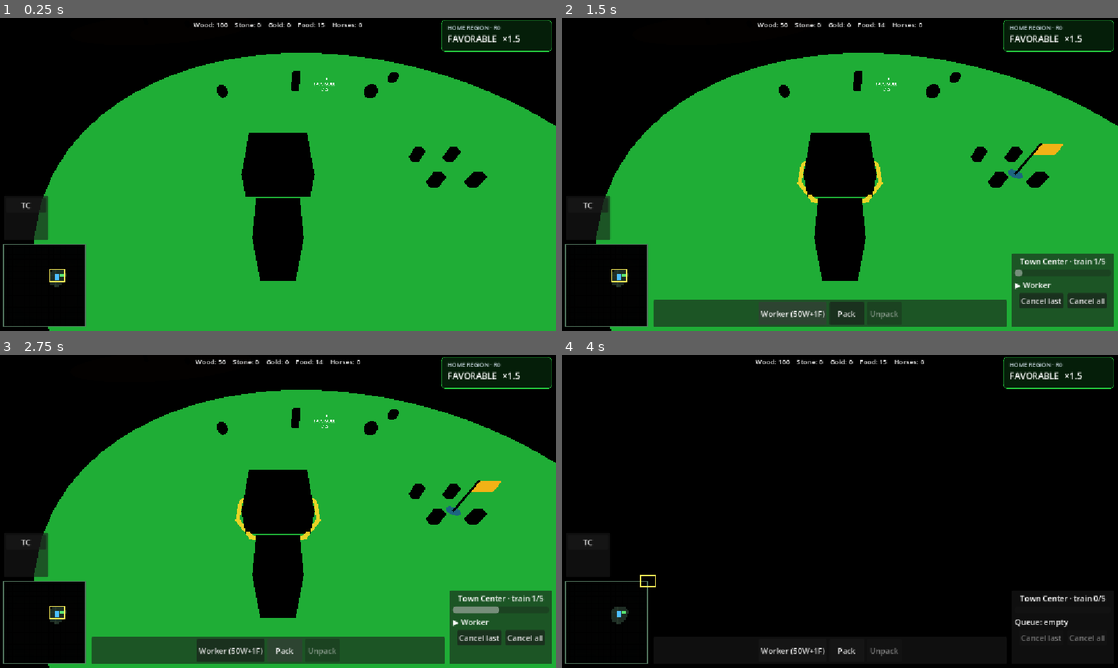
Above: before the commit, frames 1-4 (two rows, left to right).
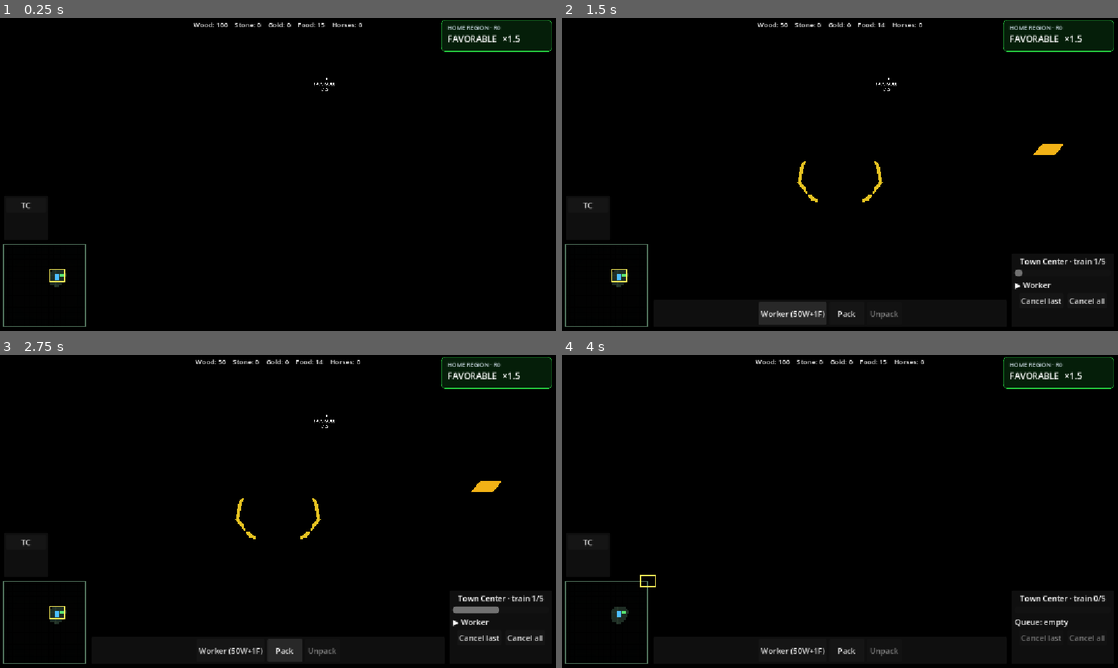
Above: after the commit, the same moments.

Repository: Ferrum-t/RTS-Game
Game: Godot game, scene res://Scenes/World/World.tscn
Two runs of this game, one before a commit and one after it. Both use one fixed random seed, a clock stepped at 60 frames per second and the inputs below.
Inputs (mouse positions are in pixels of both pictures, inside the frame that each line leads up to):
- Up to frame 1 (0.25 s): no input
- Up to frame 2 (1.5 s): click "TC" at 0.5 s; click "Worker (50W+1F)" at 1.25 s
- Up to frame 3 (2.75 s): click "Pack" at 2 s
- Up to frame 4 (4 s): click "Cancel last" at 2.75 s; drag from (606, 621) to (895, 442) at 3.52 s

The runs differ from the first frame. In frame 1, 66% of the frame differs, in the area x 6-100%, y 11-100%; in frame 2, 65%; in frame 3, 65%; in frame 4, nothing differs.

Commit message:
M24: fog plane UV maps to playable bounds; outside = solid black

Diff:
--- a/Scripts/Systems/FogOverlay.gd
+++ b/Scripts/Systems/FogOverlay.gd
@@ -1,11 +1,9 @@
 extends MeshInstance3D
 
 ## M20.2 / M24 — World fog plane driven by VisibilityMap.
-## Plane slightly larger than playable bounds so camera edges stay black.
+## Plane slightly larger than playable bounds; shader UV maps fog_tex to ±95 only.
 
-const MAP_MIN := -95.0
-const MAP_MAX := 95.0
-## Extra margin past map bounds (kills gray void strip at viewport edge).
+const MAP_HALF := 95.0
 const PLANE_MARGIN := 24.0
 const PLANE_Y := 0.15
 
@@ -13,9 +11,9 @@
 func _ready() -> void:
 	_ensure_black_background()
 
-	var extent := (MAP_MAX - MAP_MIN) + PLANE_MARGIN * 2.0
+	var plane_half := MAP_HALF + PLANE_MARGIN
 	var plane := PlaneMesh.new()
-	plane.size = Vector2(extent, extent)
+	plane.size = Vector2(plane_half * 2.0, plane_half * 2.0)
 	mesh = plane
 	position = Vector3(0.0, PLANE_Y, 0.0)
 	cast_shadow = GeometryInstance3D.SHADOW_CASTING_SETTING_OFF
@@ -26,6 +24,8 @@
 		push_error("FogOverlay: missing fog_overlay.gdshader")
 		return
 	mat.shader = sh
+	mat.set_shader_parameter("map_half", MAP_HALF)
+	mat.set_shader_parameter("plane_half", plane_half)
 	material_override = mat
 
 	var vm := get_node_or_null("/root/VisibilityMap")
@@ -38,7 +38,6 @@
 
 
 func _ensure_black_background() -> void:
-	# Default Godot clear is gray — reads as a frame past the fog.
 	var w3d := get_viewport().world_3d
 	if w3d == null:
 		return
--- a/Shaders/fog_overlay.gdshader
+++ b/Shaders/fog_overlay.gdshader
@@ -1,18 +1,32 @@
 shader_type spatial;
 render_mode unshaded, cull_disabled, depth_draw_never, shadows_disabled;
 
-// M24 polish — WC-like denser FoW (data grid unchanged).
+// M24 polish — denser WC-like FoW; UV remapped so oversized plane stays aligned.
 uniform sampler2D fog_tex : filter_linear, repeat_disable;
-// R: 0 unexplored, ~0.5 explored, 1 visible
 uniform float unexplored_alpha : hint_range(0.0, 1.0) = 0.98;
 uniform float explored_alpha : hint_range(0.0, 1.0) = 0.78;
 uniform vec3 fog_color = vec3(0.0, 0.0, 0.0);
+// Playable map half-extent (VisibilityMap ±95).
+uniform float map_half : hint_range(1.0, 200.0) = 95.0;
+// Fog plane half-extent (map_half + margin).
+uniform float plane_half : hint_range(1.0, 250.0) = 119.0;
 
 void fragment() {
-	float v = texture(fog_tex, UV).r;
-	// Solid black never-seen → dark dim memory → clear only when visible.
-	float a = mix(unexplored_alpha, explored_alpha, smoothstep(0.02, 0.38, v));
-	a = mix(a, 0.0, smoothstep(0.58, 0.96, v));
+	// PlaneMesh UV 0..1 → world XZ on oversized plane → fog UV on ±map_half.
+	float world_x = mix(-plane_half, plane_half, UV.x);
+	float world_z = mix(-plane_half, plane_half, UV.y);
+	float u = (world_x + map_half) / (map_half * 2.0);
+	float v = (world_z + map_half) / (map_half * 2.0);
+
+	if (u < 0.0 || u > 1.0 || v < 0.0 || v > 1.0) {
+		ALBEDO = fog_color;
+		ALPHA = unexplored_alpha;
+		return;
+	}
+
+	float fog_v = texture(fog_tex, vec2(u, v)).r;
+	float a = mix(unexplored_alpha, explored_alpha, smoothstep(0.02, 0.38, fog_v));
+	a = mix(a, 0.0, smoothstep(0.58, 0.96, fog_v));
 	ALBEDO = fog_color;
 	ALPHA = clamp(a, 0.0, 1.0);
 }
